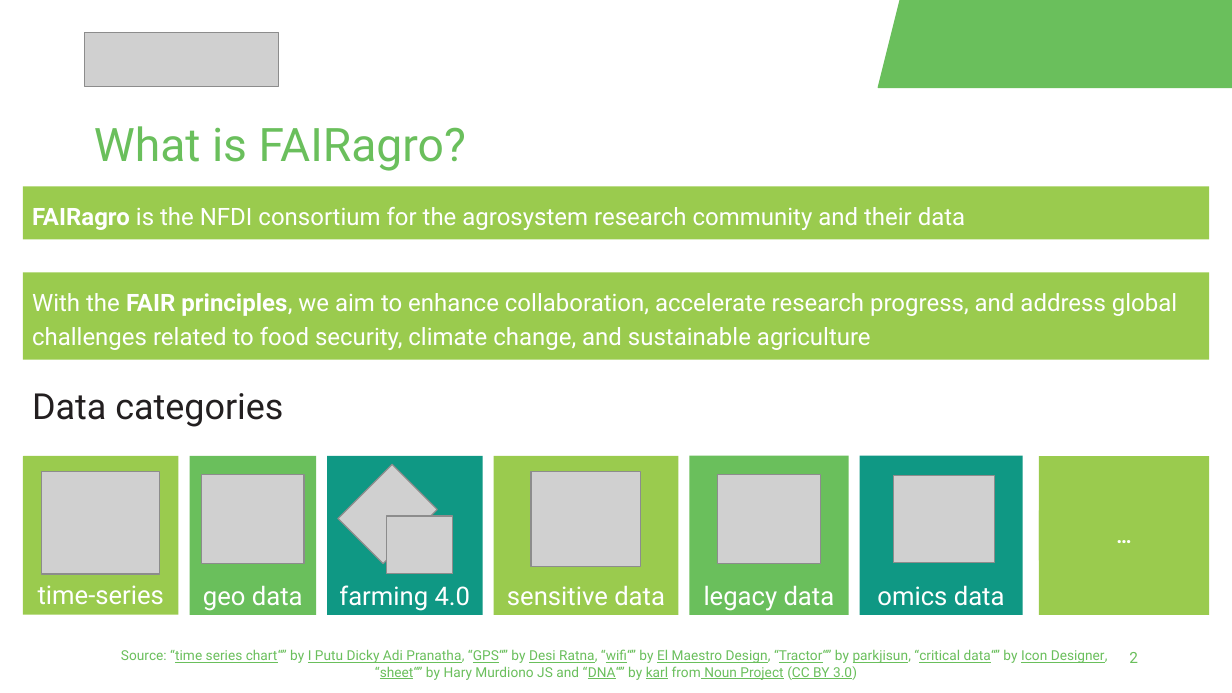
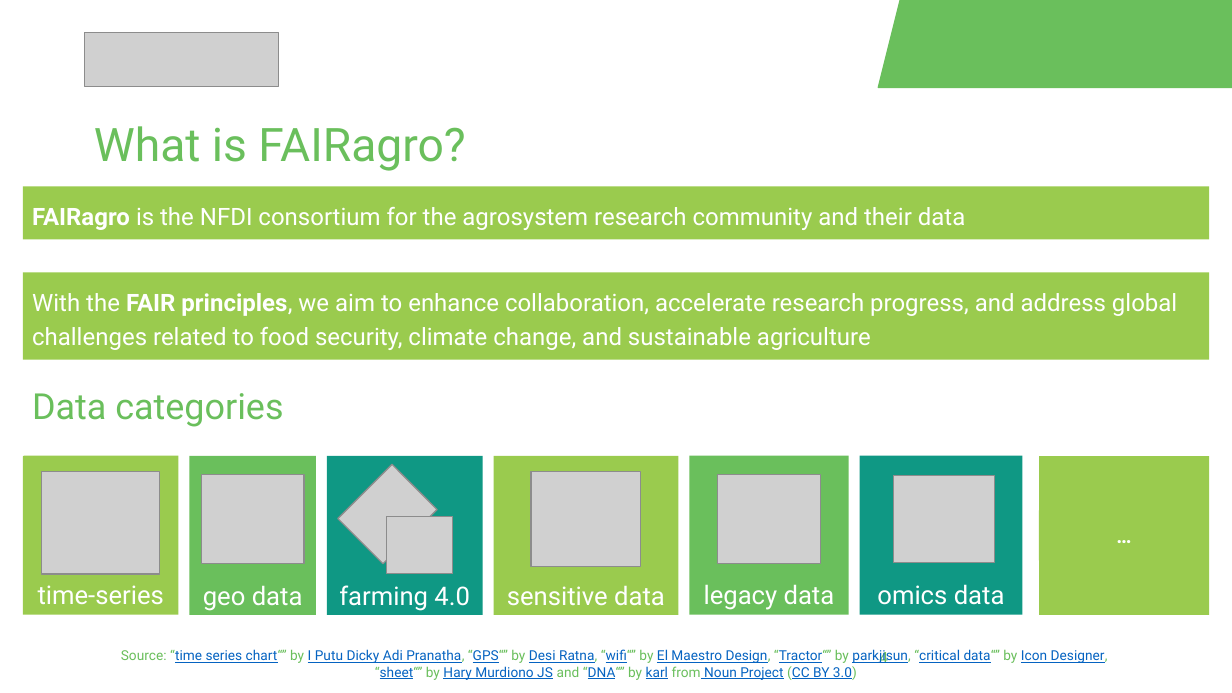
Before and after one commit to fairagro/FAIRagro_Modular-RDM-Training-Material, a slide deck: slide 4 of FAIRagro_Trainings_planned/2026-09_RepoTraining_deNBI/RepoTraining_Slides.odp (slide 2 before the commit). Drawn at 1232x693 pixels with LibreOffice and Linux fonts; fonts in the diff are those of the drawing; grey boxes stand for pictures; background and template pictures are left out. Boxes give left, top, right and bottom in pixels: in the first picture for what was removed or moved away, otherwise in the second. Text is boxed around its words. In the diff, an @@ line names an element or a change of style, - is before the commit and + after.

Commit message:
FAIRagro trainings slide updated

```diff
--- a/FAIRagro_Trainings_planned/2026-09_RepoTraining_deNBI/RepoTraining_Slides.odp
+++ b/FAIRagro_Trainings_planned/2026-09_RepoTraining_deNBI/RepoTraining_Slides.odp
@@ text "Data categories" at box(32, 393, 283, 427): text colour #231F20 to #6ABF5C; less space between paragraphs @@
@@ text "Source: “time series chart“” by ..." at box(121, 649, 1108, 680): text colour #6ABF5C to #0563C1 in "“time series chart“” I Putu Dicky Adi ..."; underline on in "Hary Murdiono JS" @@
@@ page number at box(879, 650, 888, 663): text changed @@
-2
+4
```
Also in this commit, not shown: 15 other slides changed, 6 slides added, 7 slides removed, 3 other files.
